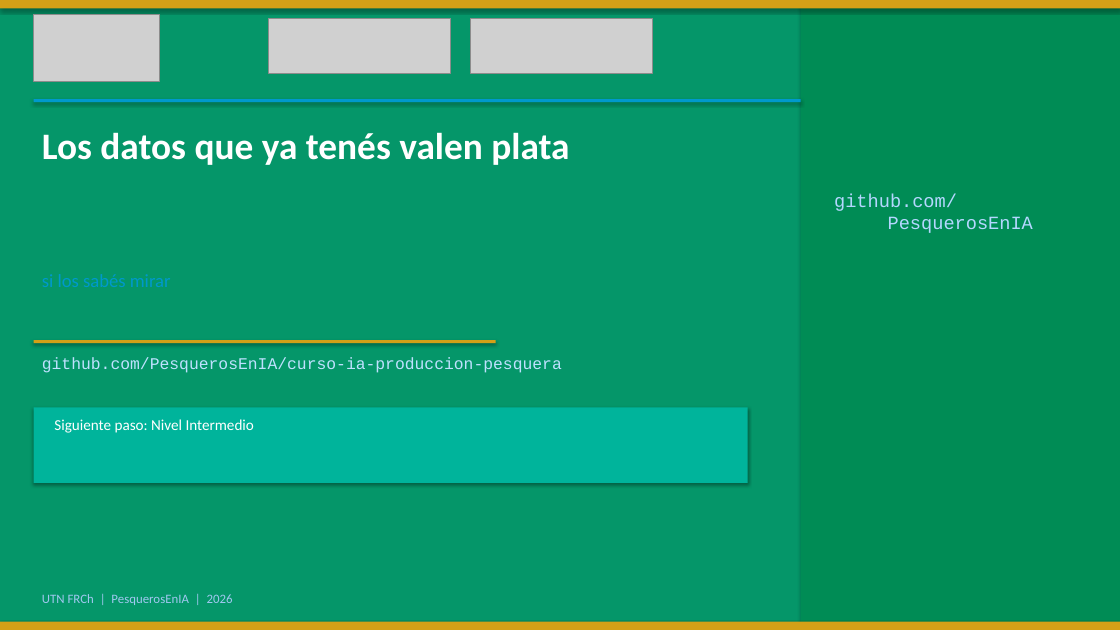
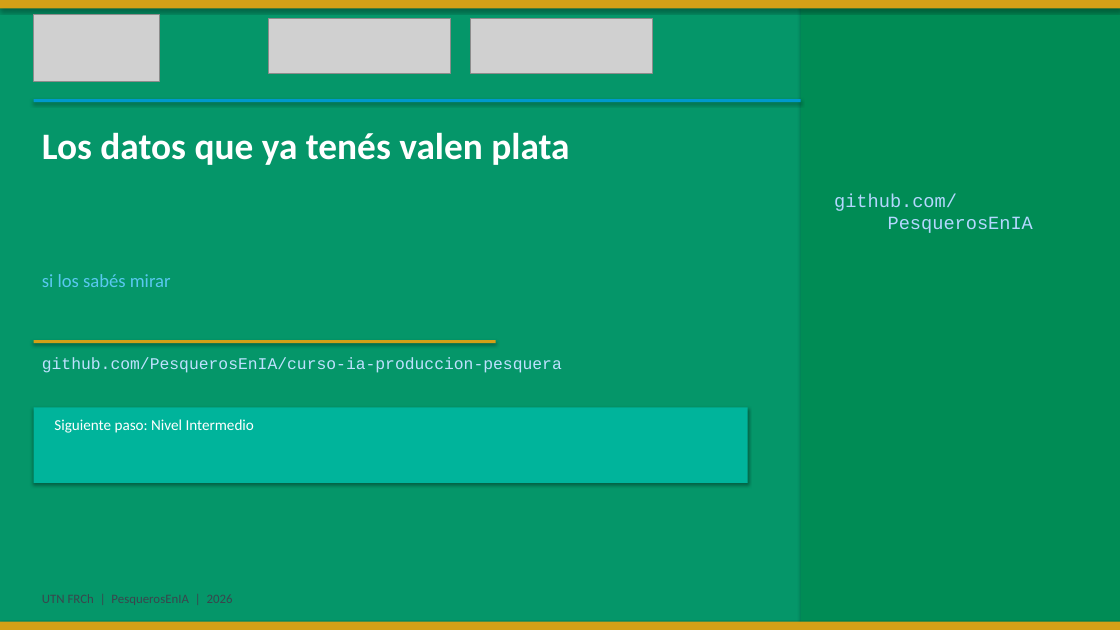
Before and after one commit to PesquerosEnIA/curso-ia-produccion-pesquera, a slide deck: slide 9 of clase_04_datos_sensores/slides/slides_clase04_novato.pptx. Drawn at 1120x630 pixels with LibreOffice and Linux fonts; fonts in the diff are those of the drawing; grey boxes stand for pictures. Boxes give left, top, right and bottom in pixels: in the first picture for what was removed or moved away, otherwise in the second. Text is boxed around its words. In the diff, an @@ line names an element or a change of style, - is before the commit and + after.

```diff
--- a/clase_04_datos_sensores/slides/slides_clase04_novato.pptx
+++ b/clase_04_datos_sensores/slides/slides_clase04_novato.pptx
@@ text added at <box>42,274,171,287</box>, 16 pt, text #5AC8F0 @@
+si los sabés mirar
@@ text "UTN FRCh | PesquerosEnIA | ..." at <box>42,594,233,603</box>: text colour #A0C8F0 to #3A454D @@
```
Also in this commit, not shown: 8 other slides changed, 26 other files.
